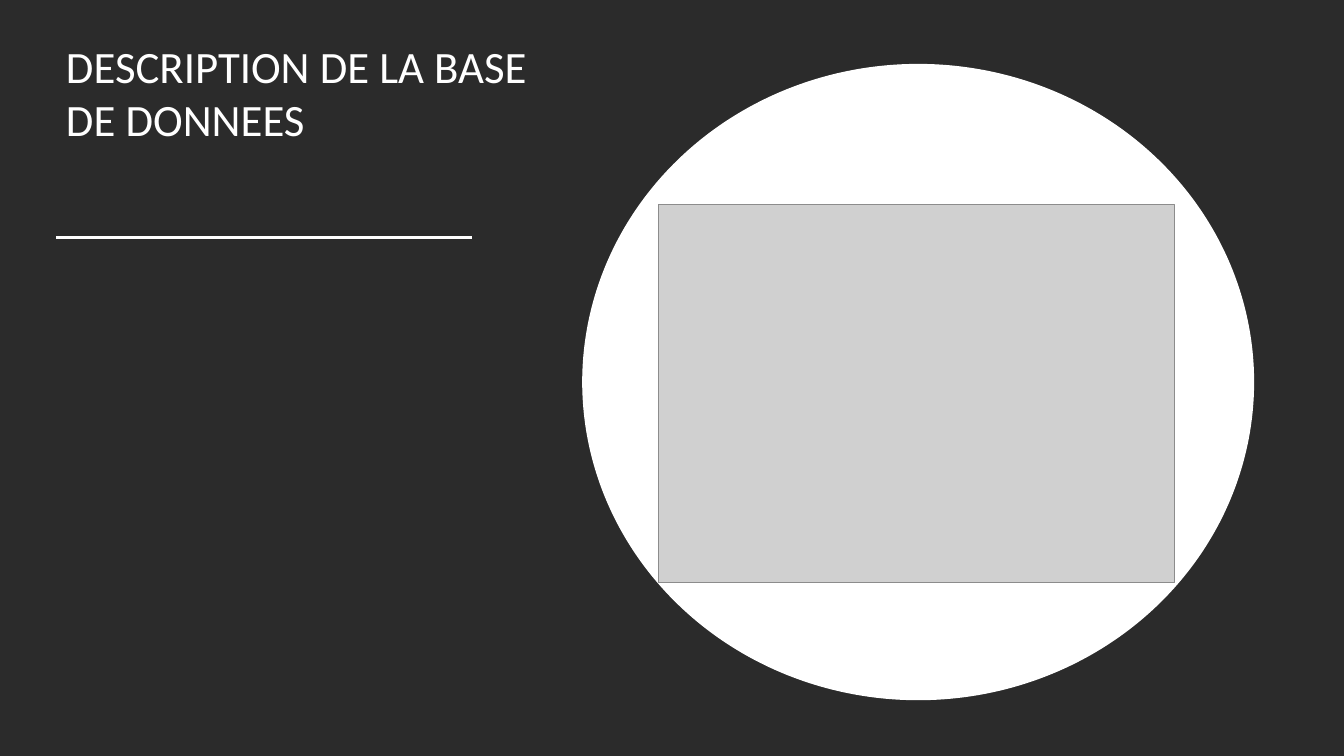
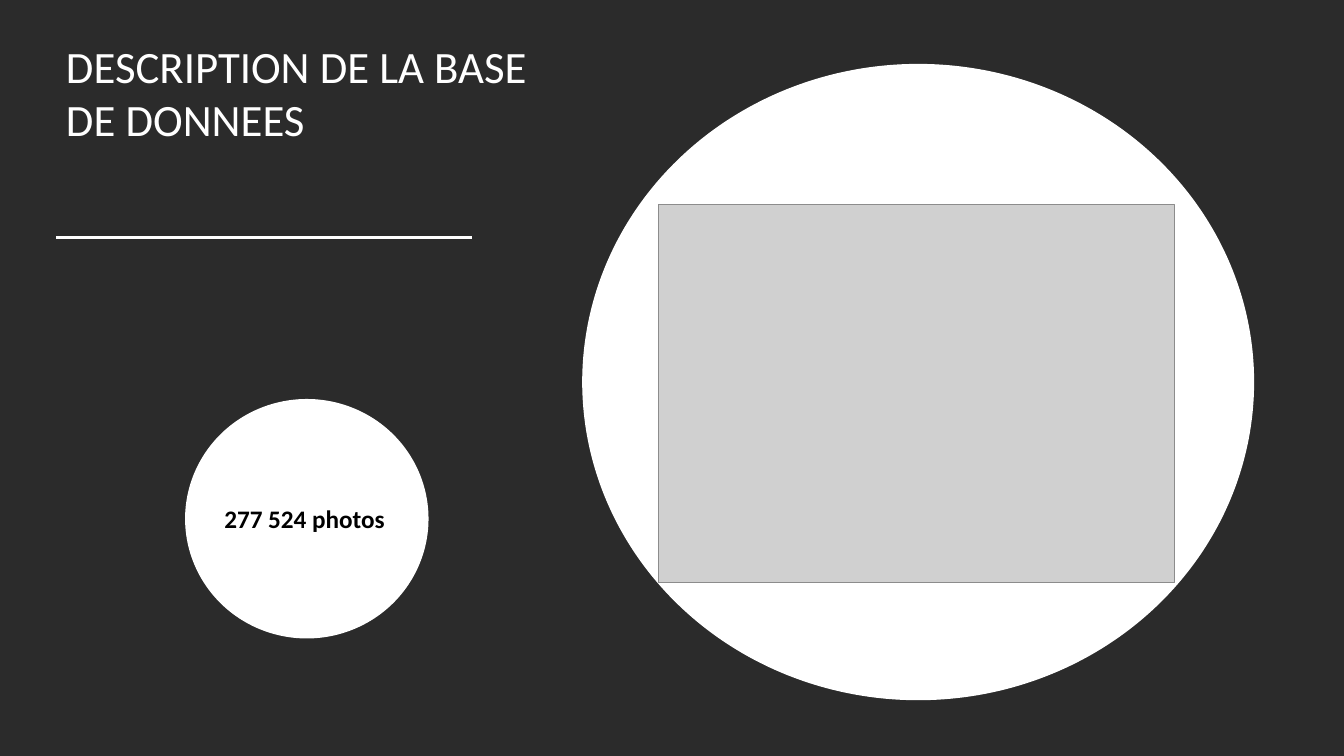
Before and after one commit to claponcet/DUT---IA-Detection-Cancer, a slide deck: slide 3 of Presentation.pptx. Drawn at 1344x756 pixels with LibreOffice and Linux fonts; fonts in the diff are those of the drawing; grey boxes stand for pictures; background and template pictures are left out; a plain dark background stands for a picture behind light text. Boxes give left, top, right and bottom in pixels: in the first picture for what was removed or moved away, otherwise in the second. Text is boxed around its words. In the diff, an @@ line names an element or a change of style, - is before the commit and + after.

```diff
--- a/Presentation.pptx
+++ b/Presentation.pptx
@@ ellipse added at (x1=186, y1=400, x2=427, y2=638), fill #FFFFFF, outline #FFFFFF 1 pt @@
@@ text added at (x1=224, y1=510, x2=385, y2=532), 18 pt, text #000000, bold @@
+277 524 photos
```
Also in this commit, not shown: 5 other slides changed, 2 slides added, 2 slides removed.
